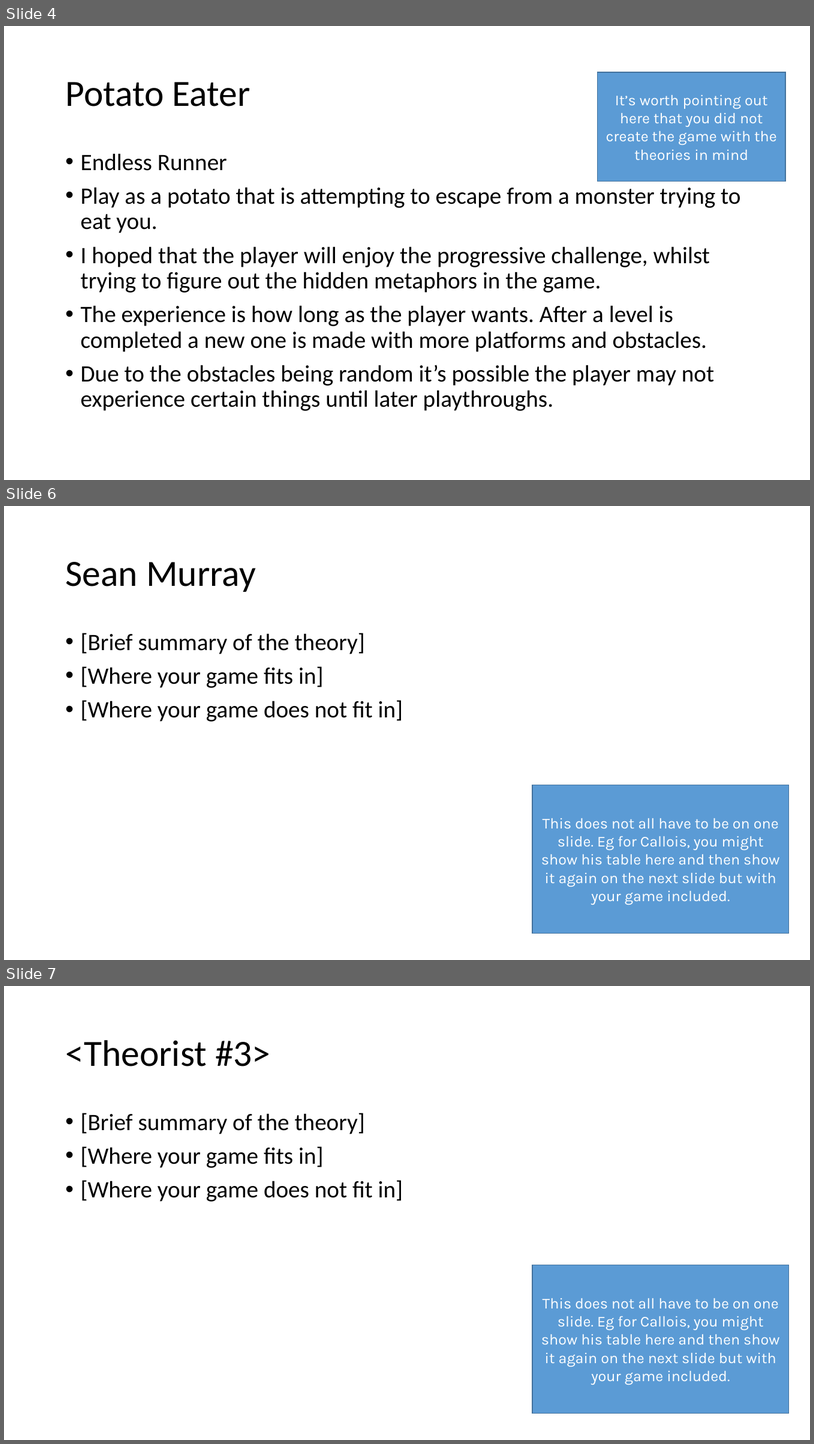
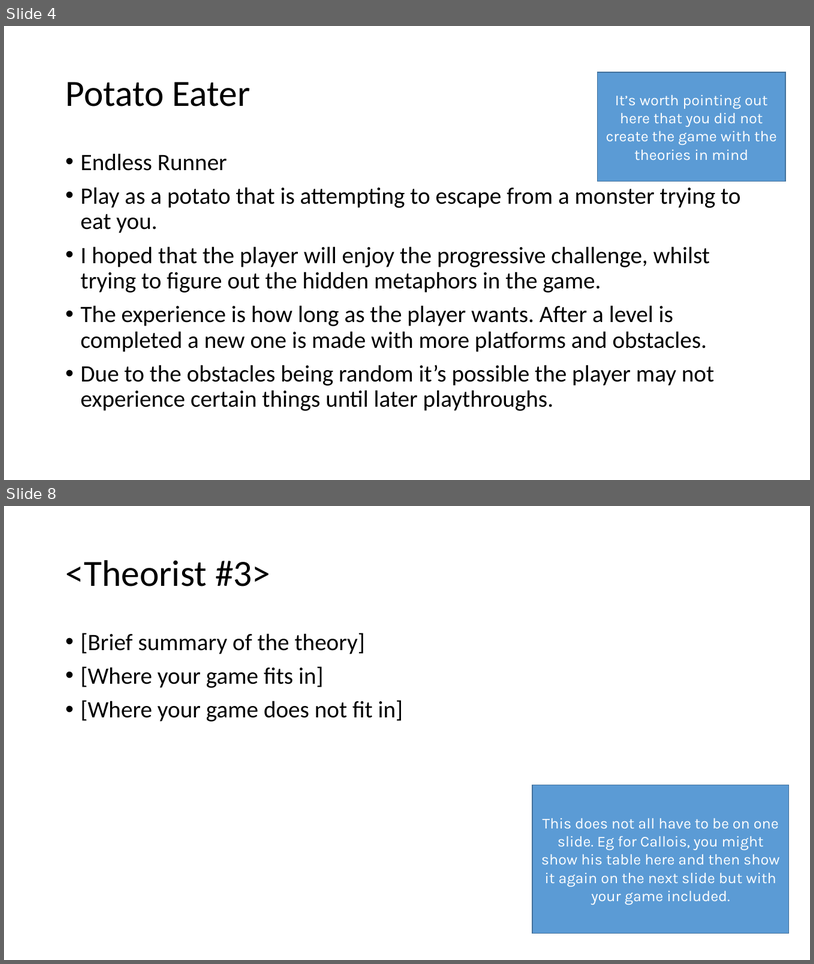
Before and after one commit to Mukkablue/PotatoEatersGame, a slide deck: ExamPresentationTemplate.pptx. Shown one above the other, each under a label of ours: slides 4, 6 and 7 before the commit, slides 4 and 8 after it; the slides between them are not shown. The pictures are 814x1444 and 814x964 pixels, drawn with LibreOffice and Linux fonts; fonts in the diff are those of the drawing. Boxes give left, top, right and bottom in pixels: in the first picture for what was removed or moved away, otherwise in the second. Text is boxed around its words. In the diff, an @@ line names an element or a change of style, - is before the commit and + after.

```diff
--- a/ExamPresentationTemplate.pptx
+++ b/ExamPresentationTemplate.pptx
@@ slide 6 removed at <box>4,506,810,960</box>, background #FFFFFF @@
@@ title removed at <box>65,562,256,592</box> @@
-Sean Murray
@@ text removed at <box>81,633,404,721</box> @@
-• [Brief summary of the theory]
-• [Where your game fits in]
-• [Where your game does not fit in]
@@ rectangle removed at <box>533,785,789,933</box> @@
-This does not all have to be on one slide. Eg for Callois, you might show his table here and then show it again on the next slide but with your game included.
@@ what was slide 7 is now slide 8 @@
```
Also in this commit, not shown: 1 slide changed, 2 slides added.
